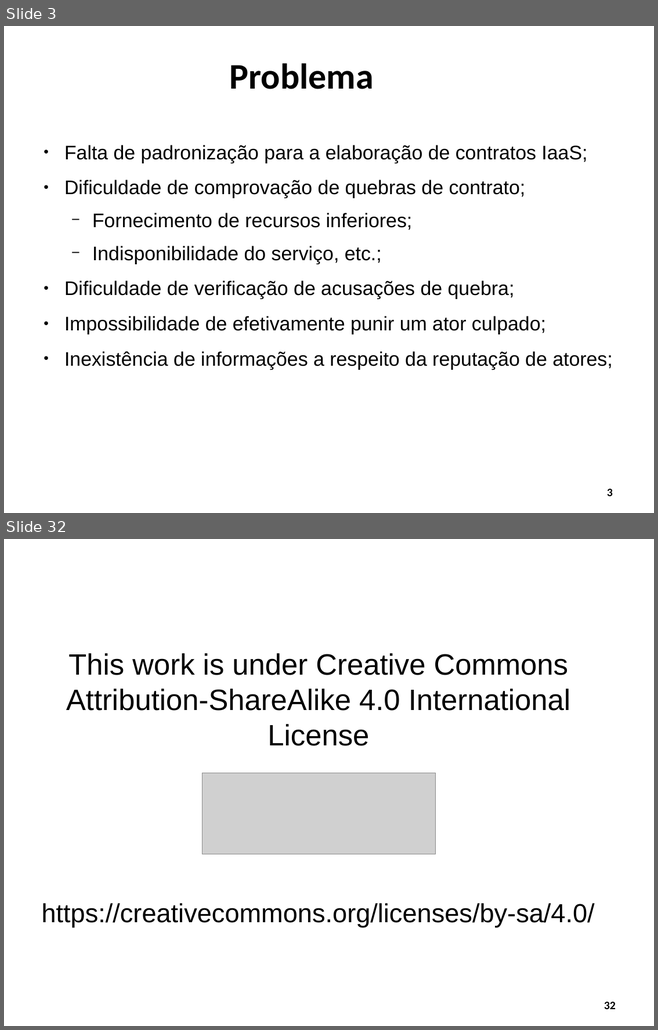
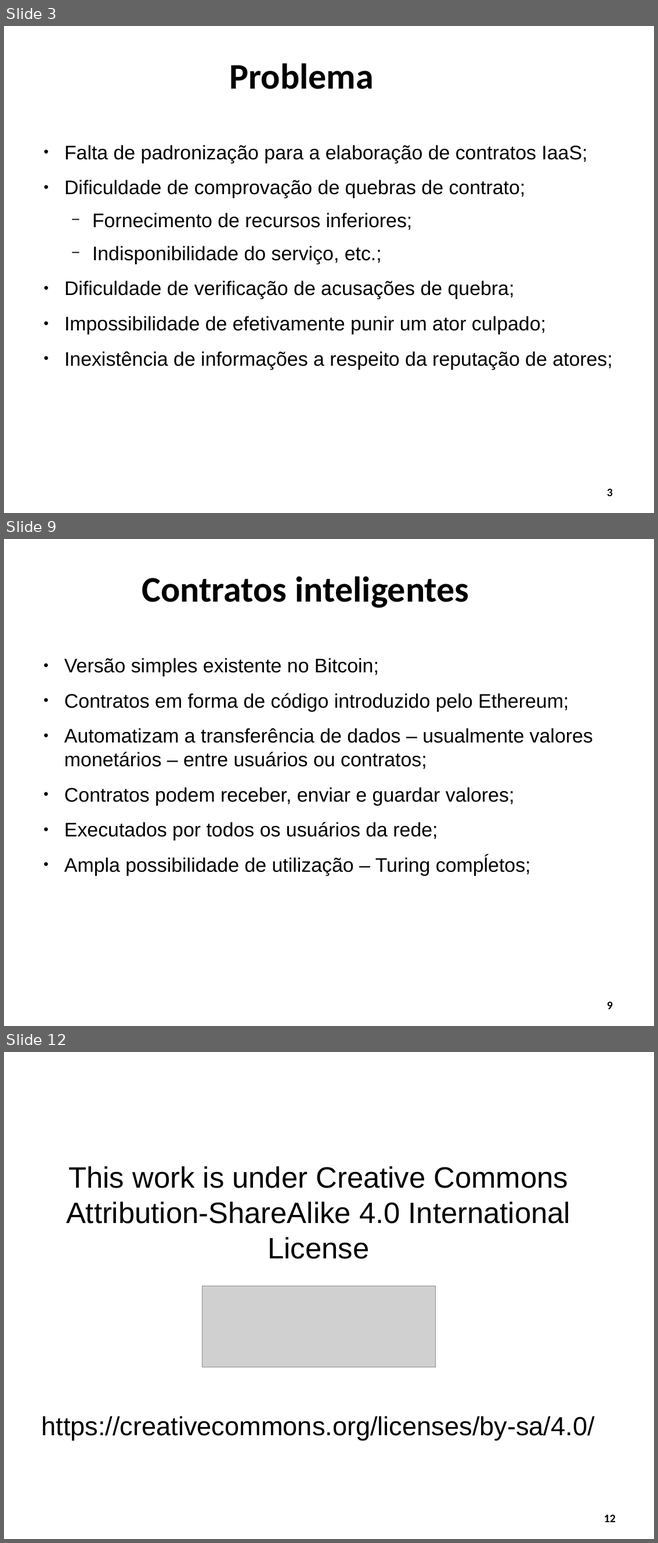
Before and after one commit to WiltonLoch/TCC, a slide deck: apresentacao_TCC_wilton.odp. Shown one above the other, each under a label of ours: slides 3 and 32 before the commit, slides 3, 9 and 12 after it; the slides between them are not shown. The pictures are 658x1030 and 658x1543 pixels, drawn with LibreOffice and Linux fonts; fonts in the diff are those of the drawing; grey boxes stand for pictures; background and template pictures are left out. Boxes give left, top, right and bottom in pixels: in the first picture for what was removed or moved away, otherwise in the second. Text is boxed around its words. In the diff, an @@ line names an element or a change of style, - is before the commit and + after.

```diff
--- a/apresentacao_TCC_wilton.odp
+++ b/apresentacao_TCC_wilton.odp
@@ slide 9 added at (4, 539, 654, 1026), background #FFFFFF @@
@@ title added at (141, 576, 469, 608), 44 pt, text #000000, bold @@
+Contratos inteligentes
@@ text added at (64, 658, 593, 876), 24 pt, text #000000 @@
+● Versão simples existente no Bitcoin;
+● Contratos em forma de código introduzido pelo Ethereum;
+● Automatizam a transferência de dados – usualmente valores monetários – entre usuários ou contratos;
+● Contratos podem receber, enviar e guardar valores;
+● Executados por todos os usuários da rede;
+● Ampla possibilidade de utilização – Turing compĺetos;
@@ page number added at (607, 1002, 612, 1009), 14 pt, text #000000, bold @@
+9
@@ what was slide 32 is now slide 12 @@
@@ page number at (604, 1515, 615, 1522): text changed @@
-32
+12
```
Also in this commit, not shown: 7 slides changed, 1 other slide added, 22 slides removed, 1 other file.
